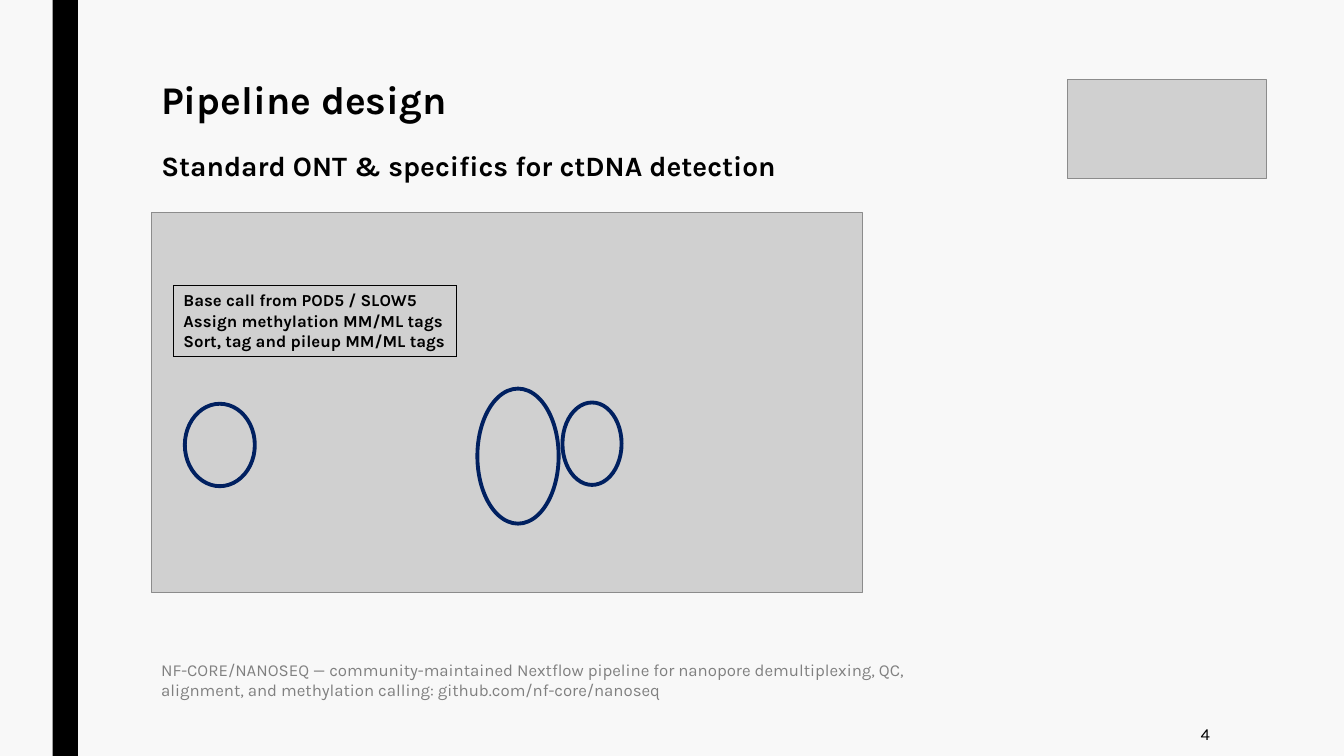
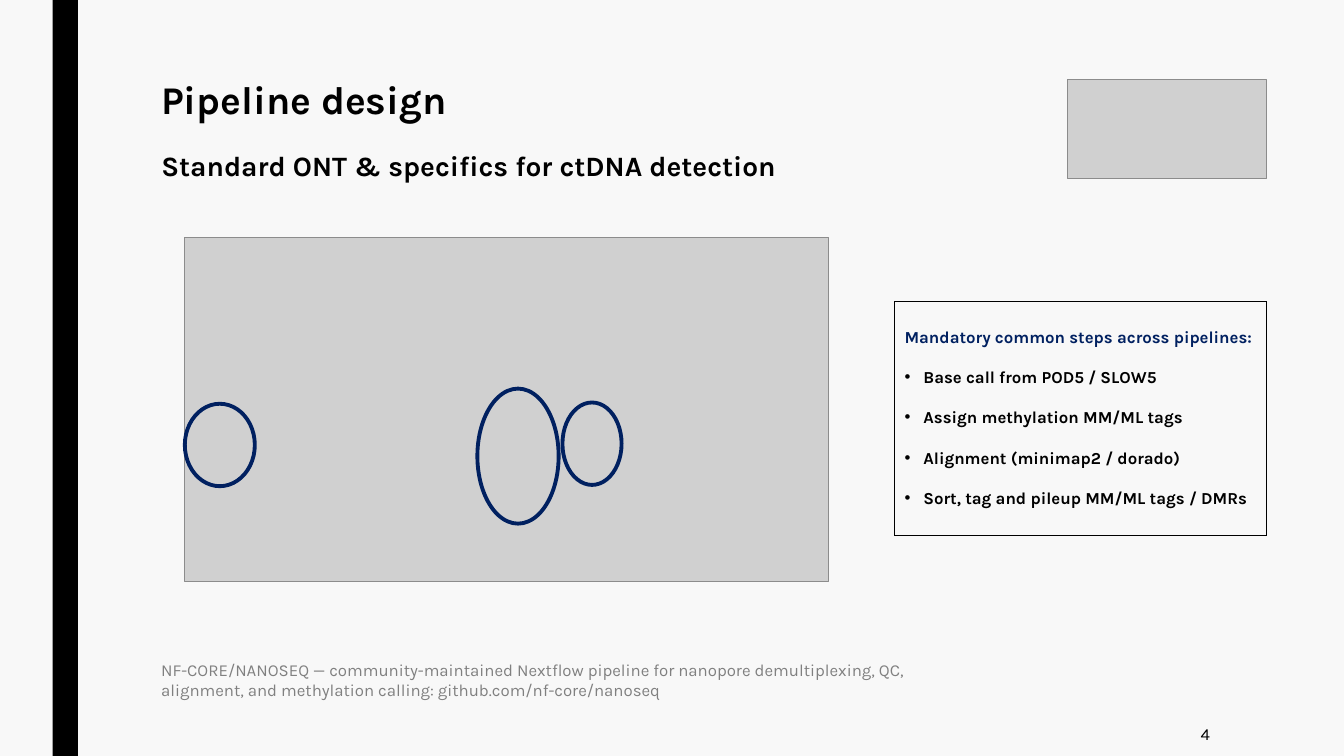
Before and after one commit to jurtasun/presentations, a slide deck: slide 9 of 202609_vhio_symposium/202609_vhio_technical.ppt. Drawn at 1344x756 pixels with LibreOffice and Linux fonts; fonts in the diff are those of the drawing; grey boxes stand for pictures. Boxes give left, top, right and bottom in pixels: in the first picture for what was removed or moved away, otherwise in the second. Text is boxed around its words. In the diff, an @@ line names an element or a change of style, - is before the commit and + after.

```diff
--- a/202609_vhio_symposium/202609_vhio_technical.ppt
+++ b/202609_vhio_symposium/202609_vhio_technical.ppt
@@ picture: place and size @@
-picture at <box>151,213,863,593</box>
+picture at <box>185,238,829,582</box>
@@ rectangle "Mandatory common steps across pipelines:": place and size @@
-rectangle "Mandatory common steps across pipelines:" at <box>173,285,457,357</box>
+rectangle "Mandatory common steps across pipelines:" at <box>895,301,1267,535</box>
@@ text in rectangle at <box>905,331,1252,509</box>: text changed @@
-Base call from POD5 / SLOW5 Assign methylation MM/ML tags
-Sort, tag and pileup MM/ML tags
+Mandatory common steps across pipelines:
+• Base call from POD5 / SLOW5
+• Assign methylation MM/ML tags
+• Alignment (minimap2 / dorado)
+• Sort, tag and pileup MM/ML tags / DMRs
```
Also in this commit, not shown: 11 other slides changed, 6 slides added, 2 slides removed, 11 other files.
